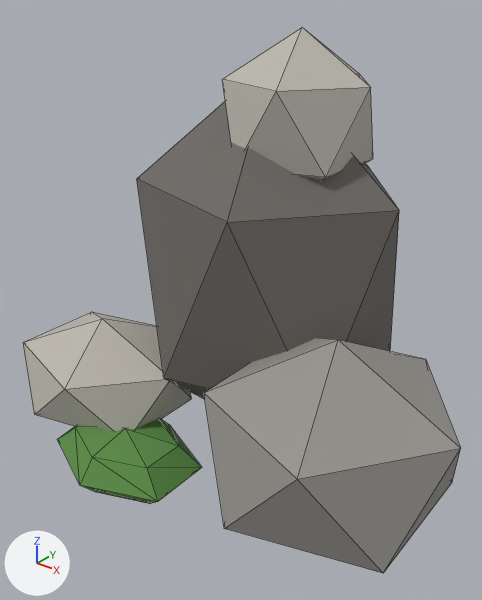
The glTF model rzym3d/godot/modele/skala_1.glb, before and after one commit.
Both versions are drawn from a 50 mm camera at (1.208, -1.555, 1.477) aimed at (0.03, -0.083, 0.564). Lighting does not change. The marker at lower left points along +X, +Y and +Z. The older version comes first. Mesh edges are drawn as thin lines. Vertices at exactly the same position are counted once.

Names of what the first picture shows: 'skala_1'.
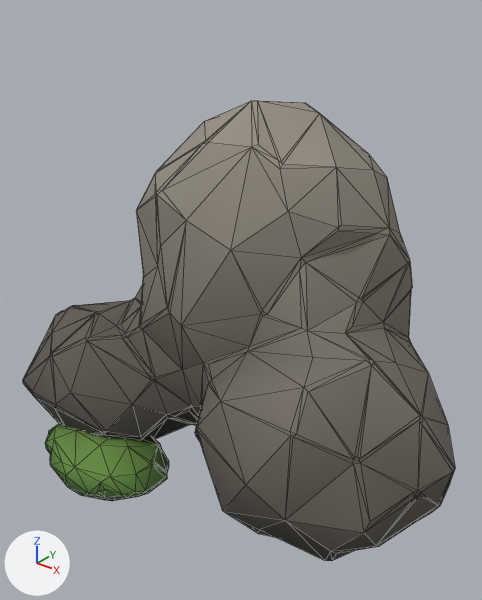
What changed in the scene script:
```text
Add mat_drzewo_vc:
    mat_drzewo_vc = bpy.data.materials.new('drzewo_vc')
    mat_drzewo_vc.use_nodes = True; mat_drzewo_vc.node_tree.nodes.clear()
    _N = mat_drzewo_vc.node_tree.nodes; _L = mat_drzewo_vc.node_tree.links
    n0 = _N.new('ShaderNodeBsdfPrincipled'); n0.name = 'Principled BSDF'
    n0.inputs[2].default_value = 0.88  # 'Roughness'
    n1 = _N.new('ShaderNodeOutputMaterial'); n1.name = 'Material Output'
    n2 = _N.new('ShaderNodeVertexColor'); n2.name = 'Color Attribute'
    _L.new(n0.outputs[0], n1.inputs[0])  # 'BSDF' to 'Surface'
    _L.new(n2.outputs[0], n0.inputs[0])  # 'Color' to 'Base Color'
Change me_skala_1:
    used by ob_skala_1; location = (0.0, 0.0, 0.0)
    remove me_skala_1.from_pydata(...)  # 68 vertices, 116 faces; spans x -0.77..0.81, y -0.6..0.47, z -0.06..1.35
    remove me_skala_1.materials.append(mat_m_6e6a66)  # dark grey #6e6a66
    remove me_skala_1.materials.append(mat_m_96948e)  # grey #97958f
    remove me_skala_1.materials.append(mat_m_bab6ac)  # grey #bcb7ae
    remove me_skala_1.materials.append(mat_m_5a8c46)  # green #598d44
    add me_skala_1.from_pydata(...)  # 610 vertices, 1212 faces; spans x -0.79..0.8, y -0.62..0.52, z -0.06..1.15
    me_skala_1 part 1: the loose piece of 20 vertices spanning x -0.44..0.04, y -0.6..-0.2, z -0.05..0.15 is rebuilt with 120 vertices and now spans x -0.49..-0.01, y -0.62..-0.29, z -0.03..0.14, in mat_drzewo_vc
    me_skala_1 part 2: the loose piece of 12 vertices spanning x -0.44..0.44, y -0.27..0.47, z -0.06..1.26 is rebuilt with 490 vertices and now spans x -0.79..0.8, y -0.55..0.52, z -0.06..1.15, in mat_drzewo_vc
    me_skala_1 part 3: the loose piece of 12 vertices spanning x -0.12..0.32, y -0.11..0.31, z 0.85..1.35 is deleted
    me_skala_1 part 4: the loose piece of 12 vertices spanning x 0.09..0.81, y -0.54..0.14, z -0.02..0.62 is deleted
    me_skala_1 part 5: the loose piece of 12 vertices spanning x -0.77..-0.13, y -0.51..0.01, z -0.01..0.41 is deleted
    add me_skala_1.materials.append(mat_drzewo_vc)
```

Boxes (x1, y1, x2, y2) around the edits, measured in the pictures (482 x 600 px):
'skala_1', reshaped (16% shorter): before (23, 27, 461, 573); after (23, 101, 455, 561)
part 1 of me_skala_1, rebuilt (14% narrower, 10% shorter): before (57, 418, 202, 504); after (45, 424, 169, 501)
part 2 of me_skala_1, rebuilt: before (137, 101, 399, 399); after (23, 101, 455, 561)
part 3 of me_skala_1, deleted: before (222, 27, 373, 181)
part 4 of me_skala_1, deleted: before (204, 338, 461, 573)
part 5 of me_skala_1, deleted: before (23, 312, 192, 432)
